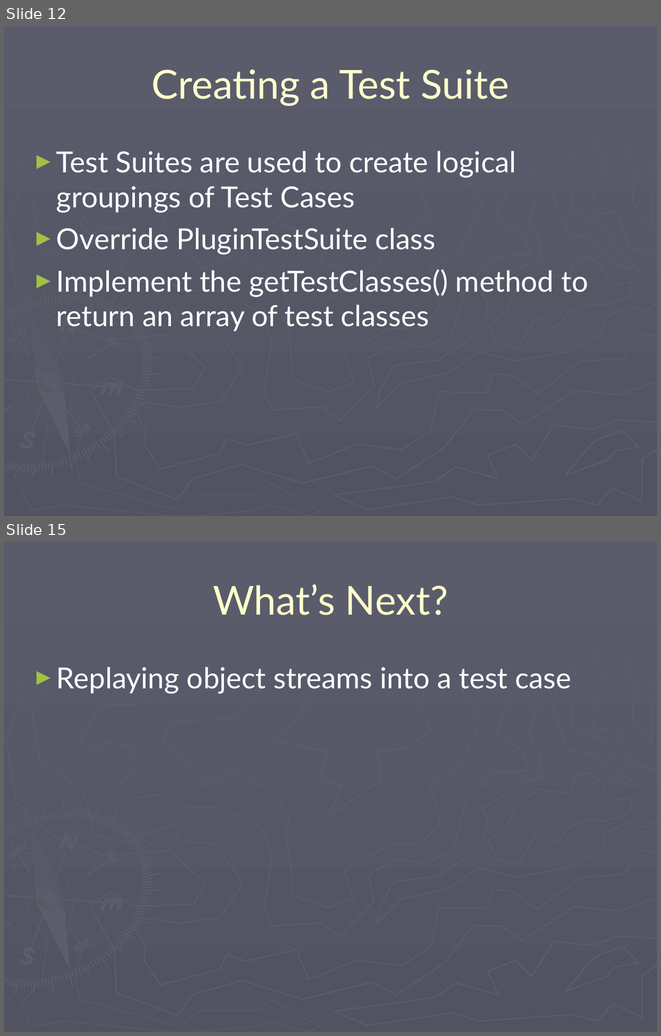
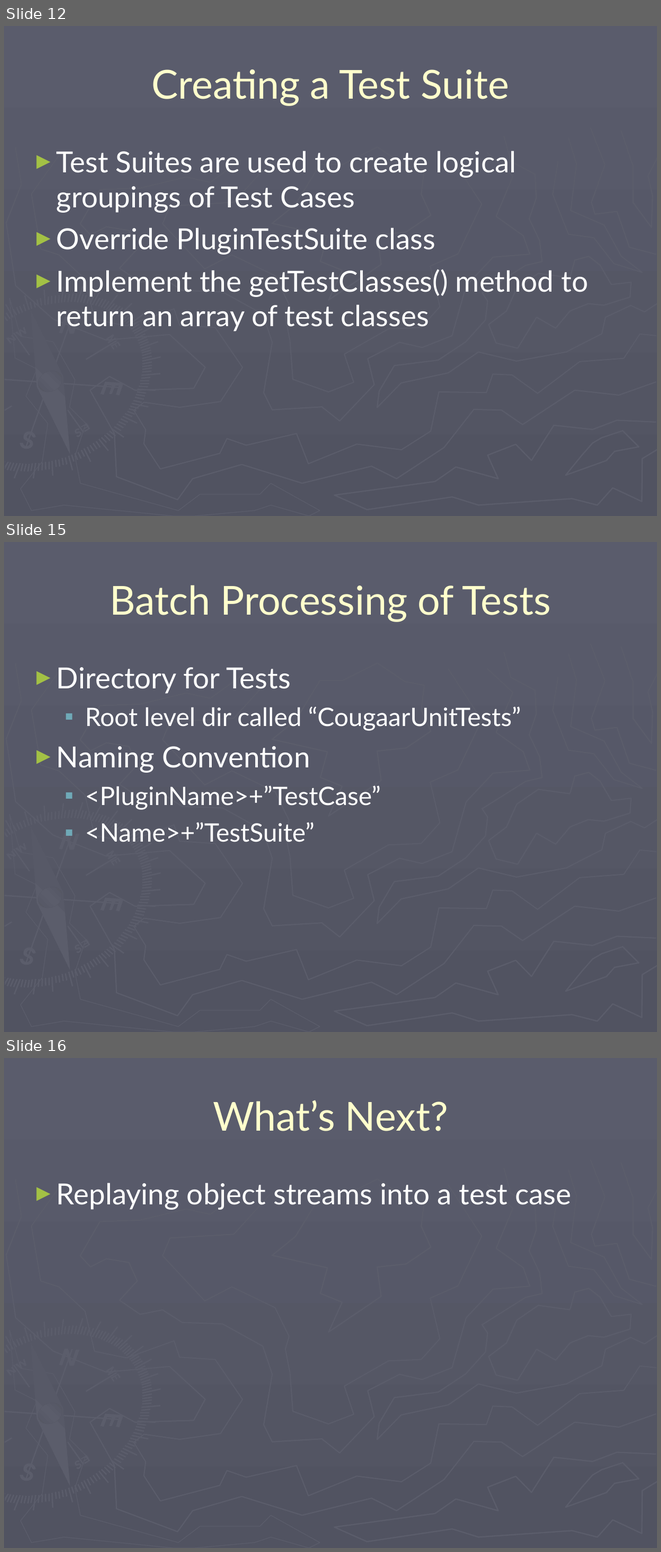
Before and after one commit to codeaudit/cougaar-cougaarunit, a slide deck: CougaarUnit/CougaarUnit Training.ppt. Shown one above the other, each under a label of ours: slides 12 and 15 before the commit, slides 12, 15 and 16 after it; the slides between them are not shown. The pictures are 661x1036 and 661x1552 pixels, drawn with LibreOffice and Linux fonts; fonts in the diff are those of the drawing. Boxes give left, top, right and bottom in pixels: in the first picture for what was removed or moved away, otherwise in the second. Text is boxed around its words. In the diff, an @@ line names an element or a change of style, - is before the commit and + after.

```diff
--- a/CougaarUnit/CougaarUnit Training.ppt
+++ b/CougaarUnit/CougaarUnit Training.ppt
@@ slide 15 added at (4, 542, 657, 1032), background gradient #5A5C6C to #515361; not listed: 148 template elements that a slide beside it also shows @@
@@ title added at (110, 585, 550, 622), 44 pt, text #FFFFCC @@
+Batch Processing of Tests
@@ text added at (56, 667, 521, 842), 28 pt, text #FFFFFF @@
+► Directory for Tests
+  ▪ Root level dir called “CougaarUnitTests”
+► Naming Convention
+  ▪ <PluginName>+”TestCase”
+  ▪ <Name>+”TestSuite”
@@ what was slide 15 is now slide 16 @@
```
Also in this commit, not shown: 2 slides changed, 8 other files.
